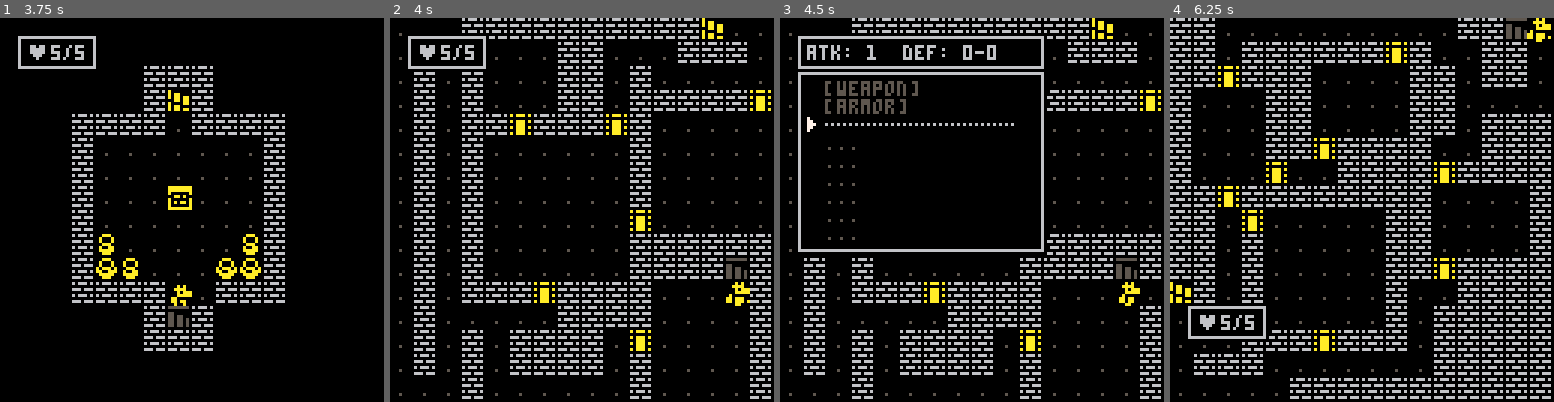
Above: before the commit, frames 1-4 (left to right).
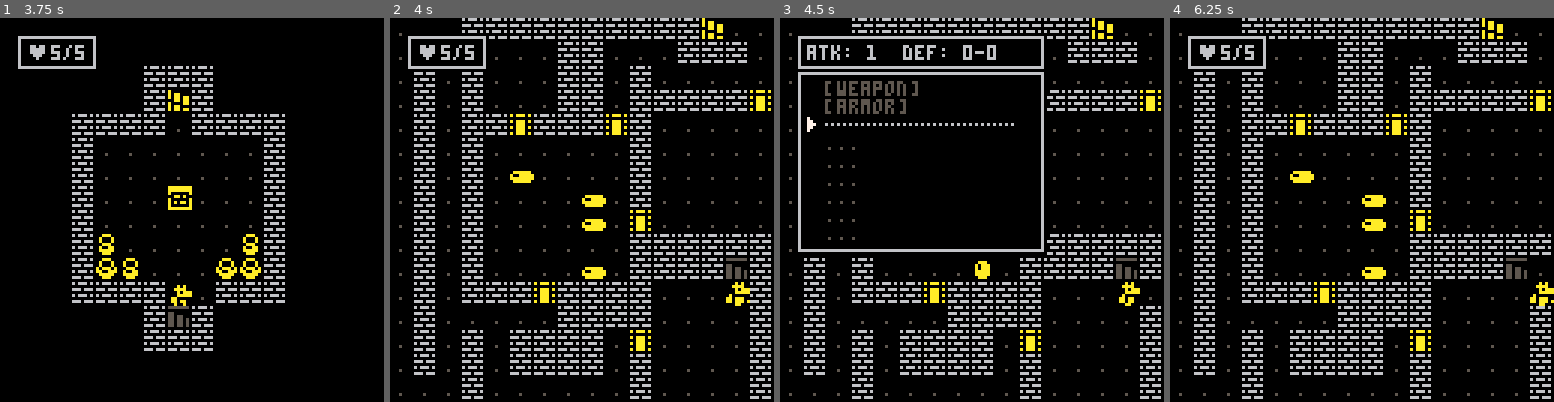
Above: after the commit, the same moments.

Repository: Qowface/pico8-carts
Game: PICO-8 cartridge roguelike.p8
The game is run twice, just before and just after one commit, with the same random seed, the same clock (stepped at 60 frames per second) and the same inputs.
Inputs:
- Up to frame 1 (3.75 s): tap X (X key) at 0.33, 1.07, 1.85, 2.97 s; tap O (Z key) at 0.7, 1.7, 2.1, 2.5, 2.9, 3.3, 3.7 s; hold Right 1.6-2.1 s; hold Up 2.15-2.42 s; hold Right 2.47-3.03 s; hold Left 3.08-3.58 s; hold Down from 3.63 s (still down)
- Up to frame 2 (4 s): release Down at 3.97 s
- Up to frame 3 (4.5 s): hold Right from 4.02 s (still down); tap X (X key) at 4.08 s; tap O (Z key) at 4.1 s
- Up to frame 4 (6.25 s): tap O (Z key) every 0.4 s from 4.5 to 6.1 s; release Right at 4.68 s; hold Up 4.73-5.03 s; hold Left 5.08-5.68 s; tap X (X key) at 5.2 s; hold Down 5.73-6.03 s; hold Right from 6.08 s (still down)

Frame 1 is identical in both runs. In frame 2, 0.6% of the frame differs, in the area x 31-57%, y 39-68%; in frame 3, 0.1%; in frame 4, 23%, in the area x 0-100%, y 0-100%.

Commit message:
Roguelike - Spawn mobs.

Diff:
--- a/roguelike.p8
+++ b/roguelike.p8
@@ -1005,6 +1005,36 @@
 	return dist(m1.x,m1.y,m2.x,m2.y)<=m1.los and los(m1.x,m1.y,m2.x,m2.y)
 end
 
+function spawnmobs()
+	local minmons=3
+	local placed,rpot=0,{}
+
+	for r in all(rooms) do
+		add(rpot,r)
+	end
+
+	repeat
+		local r=getrnd(rpot)
+		placed+=infestroom(r)
+		del(rpot,r)
+	until #rpot==0 or placed>minmons
+end
+
+function infestroom(r)
+	local target=2+flr(rnd(3))
+	local x,y=0,0
+
+	for i=1,target do
+		repeat
+			x=r.x+flr(rnd(r.w))
+			y=r.y+flr(rnd(r.h))
+		until iswalkable(x,y,"checkmobs")
+		addmob(2,x,y)
+	end
+
+	return target
+end
+
 -------------------------
 -- items
 -------------------------
@@ -1042,6 +1072,9 @@
 function mapgen()
 	copymap(48,0)
 
+	mob={}
+	add(mob,p_mob)
+
 	rooms={}
 	roomap=blankmap(0)
 	doors={}
@@ -1054,6 +1087,8 @@
 	startend()
 	fillends()
 	installdoors()
+
+	spawnmobs()
 end
 
 -----------
